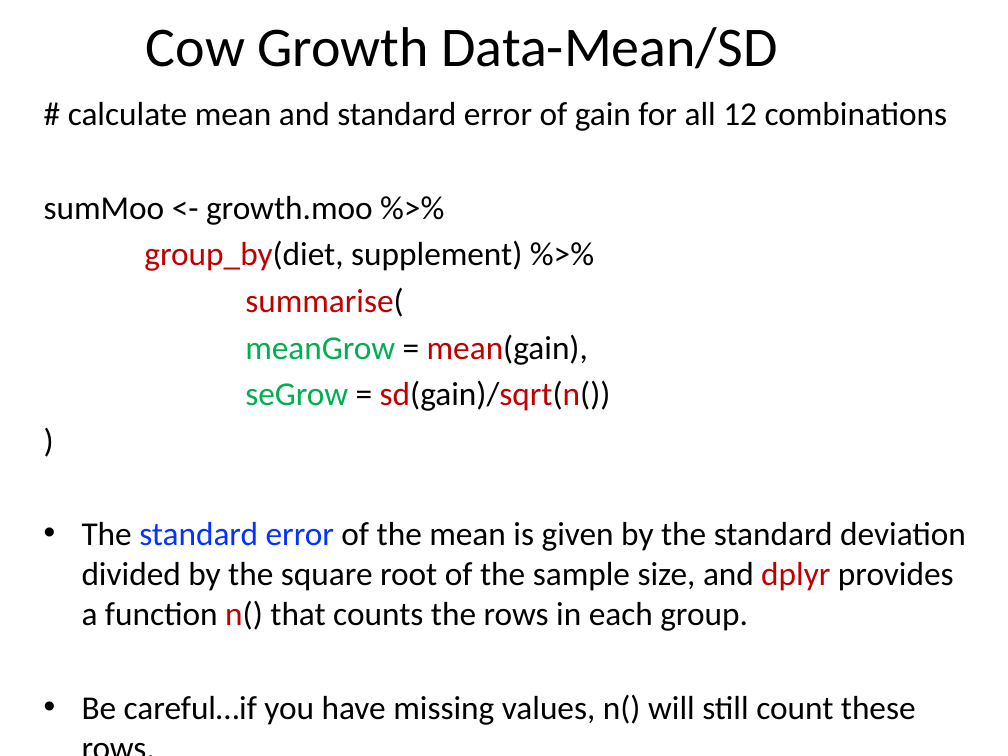
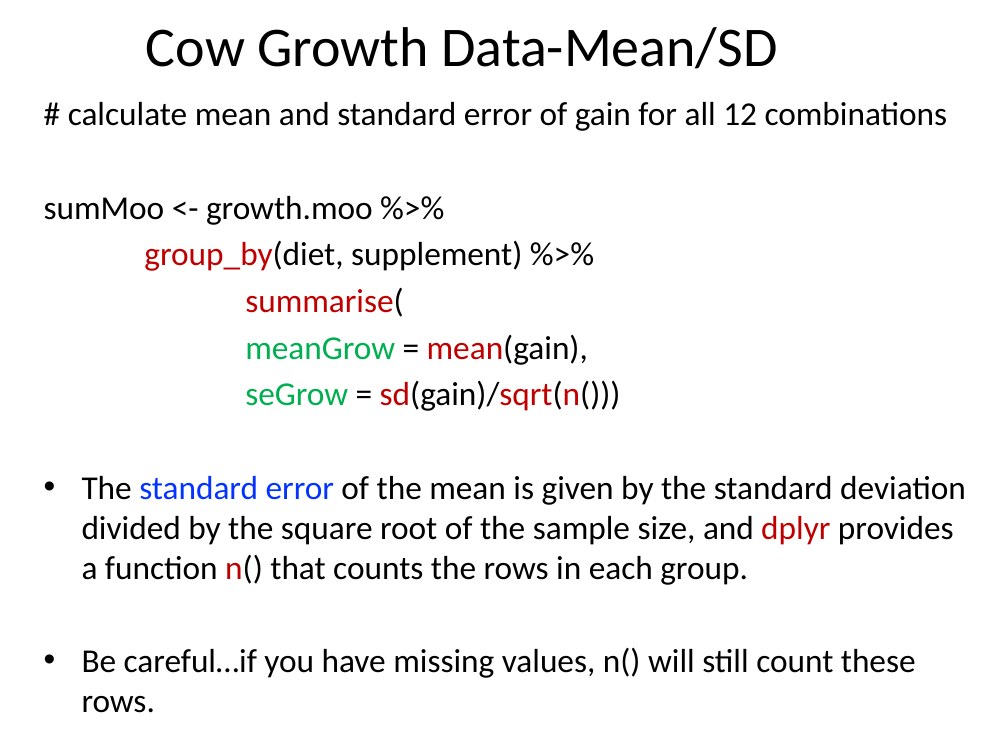
Before and after one commit to cmgienger/6-2WayANOVA, a slide deck: slide 16 of 6-2Way_ANOVA.pptx. Drawn at 1008x756 pixels with LibreOffice and Linux fonts; fonts in the diff are those of the drawing. Boxes give left, top, right and bottom in pixels: in the first picture for what was removed or moved away, otherwise in the second. Text is boxed around its words. In the diff, an @@ line names an element or a change of style, - is before the commit and + after.

```diff
--- a/6-2Way_ANOVA.pptx
+++ b/6-2Way_ANOVA.pptx
@@ text at bbox=[245, 380, 621, 411]: text changed @@
-seGrow = sd(gain)/sqrt(n())
-)
+seGrow = sd(gain)/sqrt(n()))
```
Also in this commit, not shown: 2 other slides changed, 4 other files.
